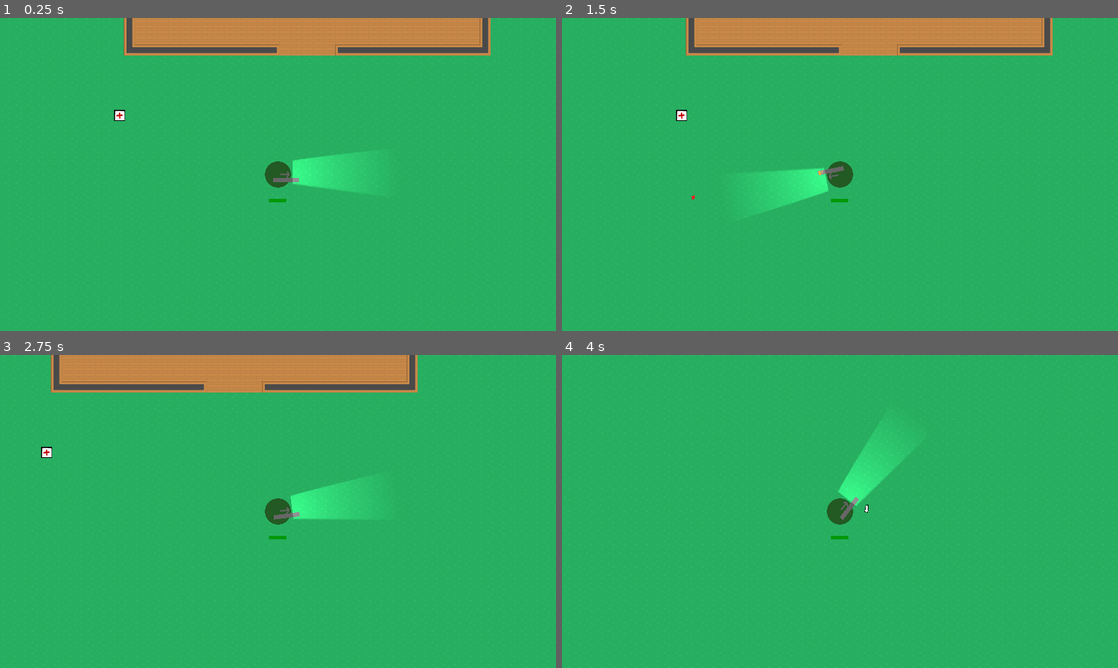
Above: before the commit, frames 1-4 (two rows, left to right).
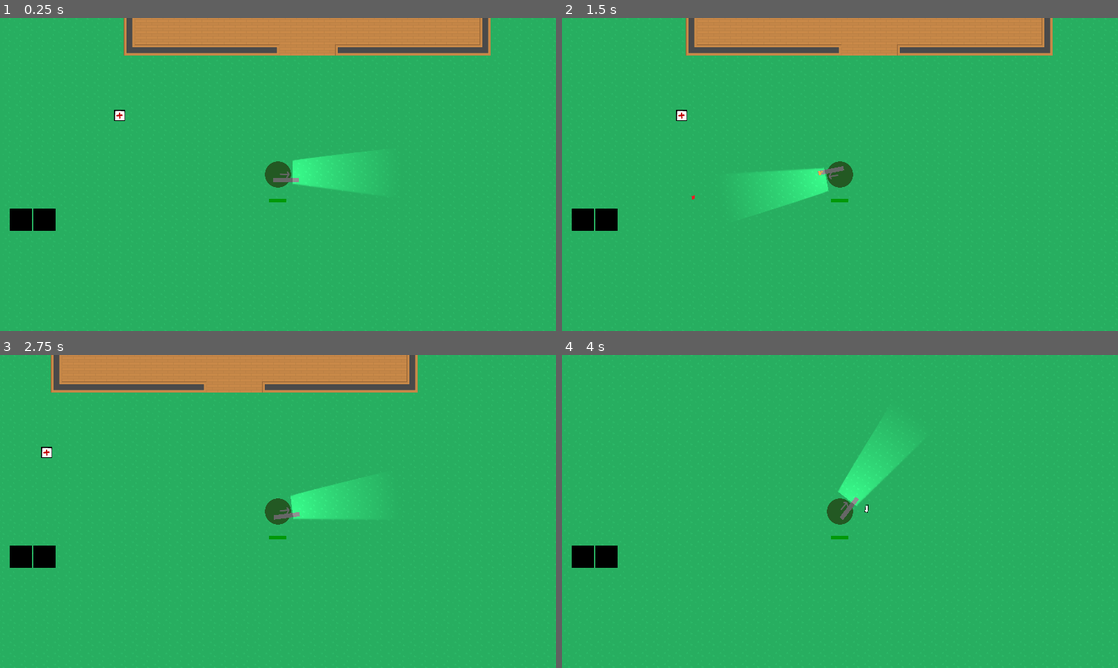
Above: after the commit, the same moments.

Repository: Berkybroon/project-nauvoo
Game: Godot game, scene res://main.tscn
Two runs of this game, one before a commit and one after it. Both use one fixed random seed, a clock stepped at 60 frames per second and the inputs below.
Inputs (mouse positions are in pixels of both pictures, inside the frame that each line leads up to):
- Up to frame 1 (0.25 s): no input
- Up to frame 2 (1.5 s): click (584, 218) at 0.52 s; click (606, 218) at 1.27 s
- Up to frame 3 (2.75 s): tap Enter at 2 s; move the mouse to (400, 495) at 2.02 s; hold D (move_right) from 2.03 s (still down); tap F (interact, bound only after the commit) at 2.1 s
- Up to frame 4 (4 s): move the mouse to (728, 527) at 2.77 s; release D (move_right) at 2.78 s; hold S (move_down) 2.78-3.53 s; click (728, 527) at 2.85 s; tap F (interact, bound only after the commit) at 3.05, 3.8 s; move the mouse to (895, 442) at 3.52 s; hold D (move_right) from 3.53 s (still down); hold T (mag_check) from 3.53 s (still down)

The runs differ from the first frame. In frame 1, 0.6% of the frame differs, in the area x 1-10%, y 60-68%; in frame 2, 0.6%; in frame 3, 0.6%; in frame 4, 0.6%.

Commit message:
fixed inventory / pickup

Diff:
--- a/bullet.tscn
+++ b/bullet.tscn
@@ -4,6 +4,7 @@
 [ext_resource type="Texture2D" uid="uid://w02l068uqdgc" path="res://testprojectile.png" id="1_x3tdn"]
 
 [sub_resource type="RectangleShape2D" id="RectangleShape2D_eru6t"]
+size = Vector2(18, 20)
 
 [node name="Bullet" type="RigidBody2D"]
 collision_layer = 32
--- a/enemy.gd
+++ b/enemy.gd
@@ -80,17 +80,13 @@
 	remove_from_scene()
 
 func generate_item_drops():
-	if healthpack_scene:
-			var healthpack_instance = healthpack_scene.instantiate()
 
-			# Position the bullet at the muzzle
-			var weapon_muzzle = get_node("WeaponSprite/PlayerMuzzle")
-			healthpack_instance.global_position = global_position
+	var healthpack_instance = healthpack_scene.instantiate()
+	healthpack_instance.global_position = global_position # Set spawn position
 
-			# Include physics here to "push" the item away from parent in random direction when "dropped"
+	# Put physics here - "push" the item in random direction when dropped
 
-			# Spawn item
-			get_tree().get_current_scene().add_child(healthpack_instance)
+	get_tree().get_current_scene().add_child(healthpack_instance) # Spawn item
 
 func remove_from_scene():
 	queue_free()
--- a/health_pickup.gd
+++ b/health_pickup.gd
@@ -1,24 +1,59 @@
 extends RigidBody2D
 
+var player_in_range = false
+
+@export var item_resource: Item
 
 # Called when the node enters the scene tree for the first time.
 func _ready() -> void:
-		# Enable contact reporting to detect collisions
+
+	# Hide pickup prompt
+	$PickupPrompt.visible = false
+
+	# Enable contact reporting to detect collisions
 	contact_monitor = true
 	max_contacts_reported = 1
 
+	# Connect signals from pickup range area
+	$Area2D.connect("body_entered", Callable(self, "_on_body_entered"))
+	$Area2D.connect("body_exited", Callable(self, "_on_body_exited"))
 
 # Called every frame. 'delta' is the elapsed time since the previous frame.
 func _process(delta: float) -> void:
-	pass
 
+	# Positioning and rotation correction
+	$PickupPrompt.rotation = -rotation
+	$PickupPrompt.global_position.x = global_position.x - 20
+	$PickupPrompt.global_position.y = global_position.y - 100
+
+	# Pickup action
+	if player_in_range:
+		if Input.is_action_just_pressed("interact"):
+
+			# Try to add to player inventory
+			if $"../HUD/Inventory".add_item(item_resource):
+				queue_free()
 
 func _integrate_forces(state: PhysicsDirectBodyState2D) -> void:
+
 	# Check for collisions
 	for i in range(state.get_contact_count()):
 		var collider = state.get_contact_collider_object(i)
 
+		# Automatic pickup & heal
 		if collider is Player:
 			if collider.health < collider.max_health:
 				collider.health += 50
 				queue_free()
+
+# Signal when a body enters the detection area
+func _on_body_entered(body):
+	if body.name == "Player":
+		$PickupPrompt.visible = true
+		player_in_range = true
+
+# Signal when a body exits the detection area
+func _on_body_exited(body):
+	if body.name == "Player":
+		$PickupPrompt.visible = false
+		player_in_range = false
--- a/health_pickup.tscn
+++ b/health_pickup.tscn
@@ -1,10 +1,14 @@
-[gd_scene load_steps=4 format=3 uid="uid://culpao00slow3"]
+[gd_scene load_steps=6 format=3 uid="uid://culpao00slow3"]
 
 [ext_resource type="Texture2D" uid="uid://d12tjd2phddjy" path="res://sprites/pickups/medkit.png" id="1_8g5p0"]
 [ext_resource type="Script" path="res://health_pickup.gd" id="1_w4v7c"]
+[ext_resource type="Resource" uid="uid://c36rvogtac8ey" path="res://items/health_pack.tres" id="2_px1m6"]
 
 [sub_resource type="RectangleShape2D" id="RectangleShape2D_q2uia"]
 size = Vector2(64, 64)
+
+[sub_resource type="CircleShape2D" id="CircleShape2D_amup4"]
+radius = 188.066
 
 [node name="HealthPickup" type="RigidBody2D"]
 collision_layer = 64
@@ -12,9 +16,34 @@
 gravity_scale = 0.0
 linear_damp = 5.0
 script = ExtResource("1_w4v7c")
+item_resource = ExtResource("2_px1m6")
 
 [node name="Sprite2D" type="Sprite2D" parent="."]
 texture = ExtResource("1_8g5p0")
 
 [node name="CollisionShape2D" type="CollisionShape2D" parent="."]
 shape = SubResource("RectangleShape2D_q2uia")
+
+[node name="PickupPrompt" type="Label" parent="."]
+anchors_preset = 8
+anchor_left = 0.5
+anchor_top = 0.5
+anchor_right = 0.5
+anchor_bottom = 0.5
+offset_left = -32.0
+offset_top = -32.0
+offset_right = 32.0
+offset_bottom = 32.0
+grow_horizontal = 2
+grow_vertical = 2
+text = "[F]
+Pickup"
+horizontal_alignment = 1
+vertical_alignment = 1
+
+[node name="Area2D" type="Area2D" parent="."]
+
+[node name="PickupRange" type="CollisionShape2D" parent="Area2D"]
+shape = SubResource("CircleShape2D_amup4")
+
+[connection signal="body_entered" from="Area2D" to="." method="_on_area_2d_body_entered"]
--- /dev/null
+++ b/inventory.gd
@@ -0,0 +1,27 @@
+extends Node
+
+# Inventory data
+var inventory = []
+@export var max_slots = 20  # Total slots in the inventory
+
+signal item_added(item)
+signal item_removed(item)
+
+# Add an item to the inventory
+func add_item(item):
+	if inventory.size() < max_slots:
+		inventory.append(item)
+		emit_signal("item_added", item)
+		return true
+	else:
+		return false  # Inventory full
+
+# Remove an item from the inventory
+func remove_item(item):
+	if item in inventory:
+		inventory.erase(item)
+		emit_signal("item_removed", item)
+
+# Get all items
+func get_items():
+	return inventory
--- /dev/null
+++ b/inventory_grid.gd
@@ -0,0 +1,50 @@
+extends GridContainer
+
+@export var inventory_manager: Node  # Reference to the inventory manager
+@export var slot_texture: Texture  # Default texture for empty slots
+
+func _ready():
+	# Connect signals
+	inventory_manager.connect("item_added", Callable(self, "_on_item_added"))
+	inventory_manager.connect("item_removed", Callable(self, "_on_item_removed"))
+
+	# Initialize slots
+	for i in range(inventory_manager.max_slots):
+		var button = TextureButton.new()
+		button.texture_normal = slot_texture
+		button.name = str(i)  # Optional: Set a name for debugging
+		button.connect("pressed", Callable(self, "_on_slot_pressed").bind(i))
+		add_child(button)
+
+# Toggle visibility on player input
+func _input(event):
+	if event.is_action_pressed("toggle_inventory"):
+		visible = !visible
+
+func _on_item_added(item):
+	# Update the inventory grid with the new item
+	_update_inventory_display()
+
+func _on_item_removed(item):
+	# Update the inventory grid when an item is removed
+	_update_inventory_display()
+
+func _on_slot_pressed(slot_index):
+	# Handle slot click (e.g., equip or use item)
+	var item = inventory_manager.inventory[slot_index] if slot_index < inventory_manager.inventory.size() else null
+	if item:
+		print("Item selected:", item)
+	else:
+		print("Empty slot selected")
+
+func _update_inventory_display():
+	for i in range(get_child_count()):
+		var button = get_child(i) as TextureButton
+		if i < inventory_manager.inventory.size():
+			var item = inventory_manager.inventory[i]
+			if item.icon:  # Check if the icon exists
+				button.texture_normal = item.icon
+			else:
+				button.texture_normal = slot_texture  # Fallback to default texture
+		else:
+			button.texture_normal = slot_texture  # Empty slot texture
--- /dev/null
+++ b/item.gd
@@ -0,0 +1,11 @@
+@tool
+
+extends Resource
+
+class_name Item
+
+@export var name: String
+@export var description: String
+@export var icon: Texture
+@export var is_stackable: bool = false
+@export var max_stack: int = 1
--- /dev/null
+++ b/items/health_pack.tres
@@ -0,0 +1,12 @@
+[gd_resource type="Resource" script_class="Item" load_steps=3 format=3 uid="uid://c36rvogtac8ey"]
+
+[ext_resource type="Texture2D" uid="uid://d12tjd2phddjy" path="res://sprites/pickups/medkit.png" id="1_wrivf"]
+[ext_resource type="Script" path="res://item.gd" id="2_t5ox4"]
+
+[resource]
+script = ExtResource("2_t5ox4")
+name = "health_pack"
+description = "A well-stocked first-aid kit"
+icon = ExtResource("1_wrivf")
+is_stackable = true
+max_stack = 4
--- a/main.tscn
+++ b/main.tscn
@@ -1,9 +1,12 @@
-[gd_scene load_steps=20 format=4 uid="uid://bwom6w76lvmpn"]
+[gd_scene load_steps=23 format=4 uid="uid://bwom6w76lvmpn"]
 
 [ext_resource type="Texture2D" uid="uid://11nvrcip8wns" path="res://spritesheet_tiles.png" id="1_lmfnk"]
 [ext_resource type="PackedScene" uid="uid://dsfu5v52im2w" path="res://player.tscn" id="1_oajdq"]
 [ext_resource type="PackedScene" uid="uid://culpao00slow3" path="res://health_pickup.tscn" id="4_6nni5"]
 [ext_resource type="PackedScene" uid="uid://dnj6mmjpjybtl" path="res://enemy_armed.tscn" id="4_7ntxt"]
+[ext_resource type="Script" path="res://inventory_grid.gd" id="5_rvwru"]
+[ext_resource type="Texture2D" uid="uid://dffndafp7svri" path="res://blacktile.png" id="6_lrybv"]
+[ext_resource type="Script" path="res://inventory.gd" id="7_i5aok"]
 
 [sub_resource type="NavigationPolygon" id="NavigationPolygon_suu8l"]
 vertices = PackedVector2Array(32, 32, -32, 32, -32, -32, 32, -32)
@@ -794,3 +797,21 @@
 
 [node name="HealthPickup" parent="." instance=ExtResource("4_6nni5")]
 position = Vector2(466, 166)
+
+[node name="HUD" type="CanvasLayer" parent="."]
+
+[node name="InventoryGrid" type="GridContainer" parent="HUD" node_paths=PackedStringArray("inventory_manager")]
+offset_left = 29.0
+offset_top = 548.0
+offset_right = 802.0
+offset_bottom = 1465.0
+columns = 4
+script = ExtResource("5_rvwru")
+inventory_manager = NodePath("../Inventory")
+slot_texture = ExtResource("6_lrybv")
+
+[node name="Inventory" type="Node" parent="HUD"]
+script = ExtResource("7_i5aok")
+max_slots = 2
+
+[connection signal="item_added" from="HUD/Inventory" to="HUD/InventoryGrid" method="_on_inventory_item_added"]
--- /dev/null
+++ b/main_menu.gd
@@ -0,0 +1,20 @@
+extends Control
+
+
+# Called when the node enters the scene tree for the first time.
+func _ready() -> void:
+	pass # Replace with function body.
+
+
+# Called every frame. 'delta' is the elapsed time since the previous frame.
+func _process(delta: float) -> void:
+	pass
+
+
+func _on_play_button_pressed() -> void:
+	print("starting game")
+	get_tree().change_scene_to_file("res://main.tscn")
+
+func _on_quit_button_pressed() -> void:
+	print("exiting")
+	get_tree().quit()
--- /dev/null
+++ b/main_menu.tscn
@@ -0,0 +1,37 @@
+[gd_scene load_steps=2 format=3 uid="uid://b8enwowyye8kb"]
+
+[ext_resource type="Script" path="res://main_menu.gd" id="1_dcueu"]
+
+[node name="MainMenu" type="Control"]
+layout_mode = 3
+anchors_preset = 15
+anchor_right = 1.0
+anchor_bottom = 1.0
+grow_horizontal = 2
+grow_vertical = 2
+script = ExtResource("1_dcueu")
+
+[node name="VBoxContainer" type="VBoxContainer" parent="."]
+layout_mode = 1
+anchors_preset = -1
+anchor_right = 0.243
+anchor_bottom = 0.391
+offset_left = 784.0
+offset_top = 381.0
+offset_right = 465.2
+offset_bottom = 130.1
+
+[node name="PlayButton" type="Button" parent="VBoxContainer"]
+layout_mode = 2
+text = "Play"
+
+[node name="OptionsButton" type="Button" parent="VBoxContainer"]
+layout_mode = 2
+text = "Options"
+
+[node name="QuitButton" type="Button" parent="VBoxContainer"]
+layout_mode = 2
+text = "Quit"
+
+[connection signal="pressed" from="VBoxContainer/PlayButton" to="." method="_on_play_button_pressed"]
+[connection signal="pressed" from="VBoxContainer/QuitButton" to="." method="_on_quit_button_pressed"]
--- a/project.godot
+++ b/project.godot
@@ -71,6 +71,16 @@
 "events": [Object(InputEventKey,"resource_local_to_scene":false,"resource_name":"","device":-1,"window_id":0,"alt_press …(195 unchanged characters)…
 ]
 }
+toggle_inventory={
+"deadzone": 0.5,
+"events": [Object(InputEventKey,"resource_local_to_scene":false,"resource_name":"","device":-1,"window_id":0,"alt_pressed":false,"shift_pressed":false,"ctrl_pressed":false,"meta_pressed":false,"pressed":false,"keycode":0,"physical_keycode":66,"key_label":0,"unicode":98,"location":0,"echo":false,"script":null)
+]
+}
+interact={
+"deadzone": 0.5,
+"events": [Object(InputEventKey,"resource_local_to_scene":false,"resource_name":"","device":-1,"window_id":0,"alt_pressed":false,"shift_pressed":false,"ctrl_pressed":false,"meta_pressed":false,"pressed":false,"keycode":0,"physical_keycode":70,"key_label":0,"unicode":102,"location":0,"echo":false,"script":null)
+]
+}
 
 [layer_names]
 
--- a/wandering.gd
+++ b/wandering.gd
@@ -24,12 +24,12 @@
 		var next_position = navigation_agent_2d.get_next_path_position()
 		(owner as enemy).move_to_position(next_position)
 
-func get_random_position_in_radius(wandering_radius: float) -> Vector2:
+func get_random_position_in_radius(radius: float) -> Vector2:
 	# Get the global position of the owner
 	var global_position = owner.global_position
 	# Generate a random angle in radians and calculate a random offset
 	var random_angle = randf() * TAU  # TAU is 2π radians
-	var random_offset = Vector2.from_angle(random_angle) * randf_range(0, wandering_radius)
+	var random_offset = Vector2.from_angle(random_angle) * randf_range(0, radius)
 	# Calculate the random point relative to the global position
 	var random_point = global_position + random_offset
 	# Find the closest navigable point on the map
Not shown, added: items/heaB4F6.tmp
